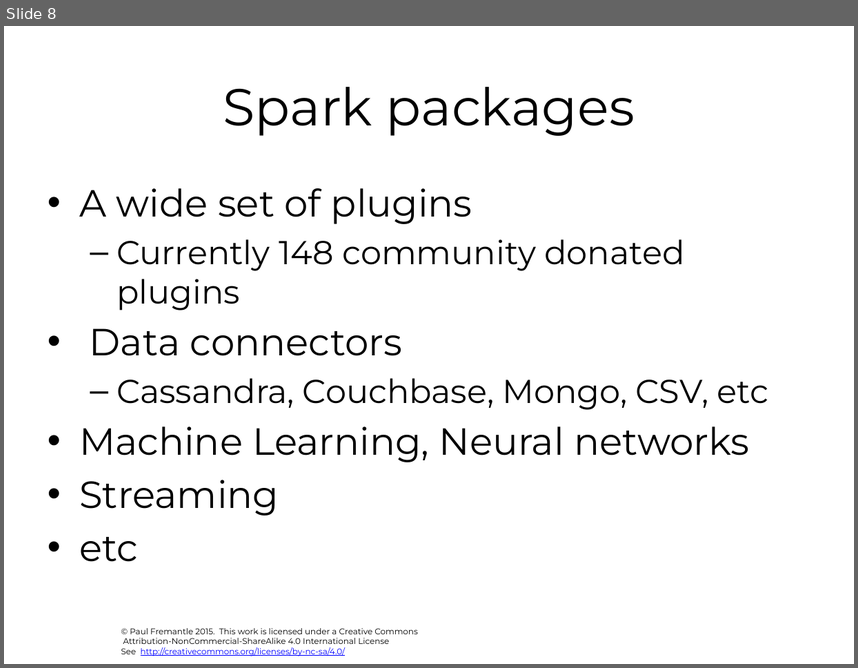
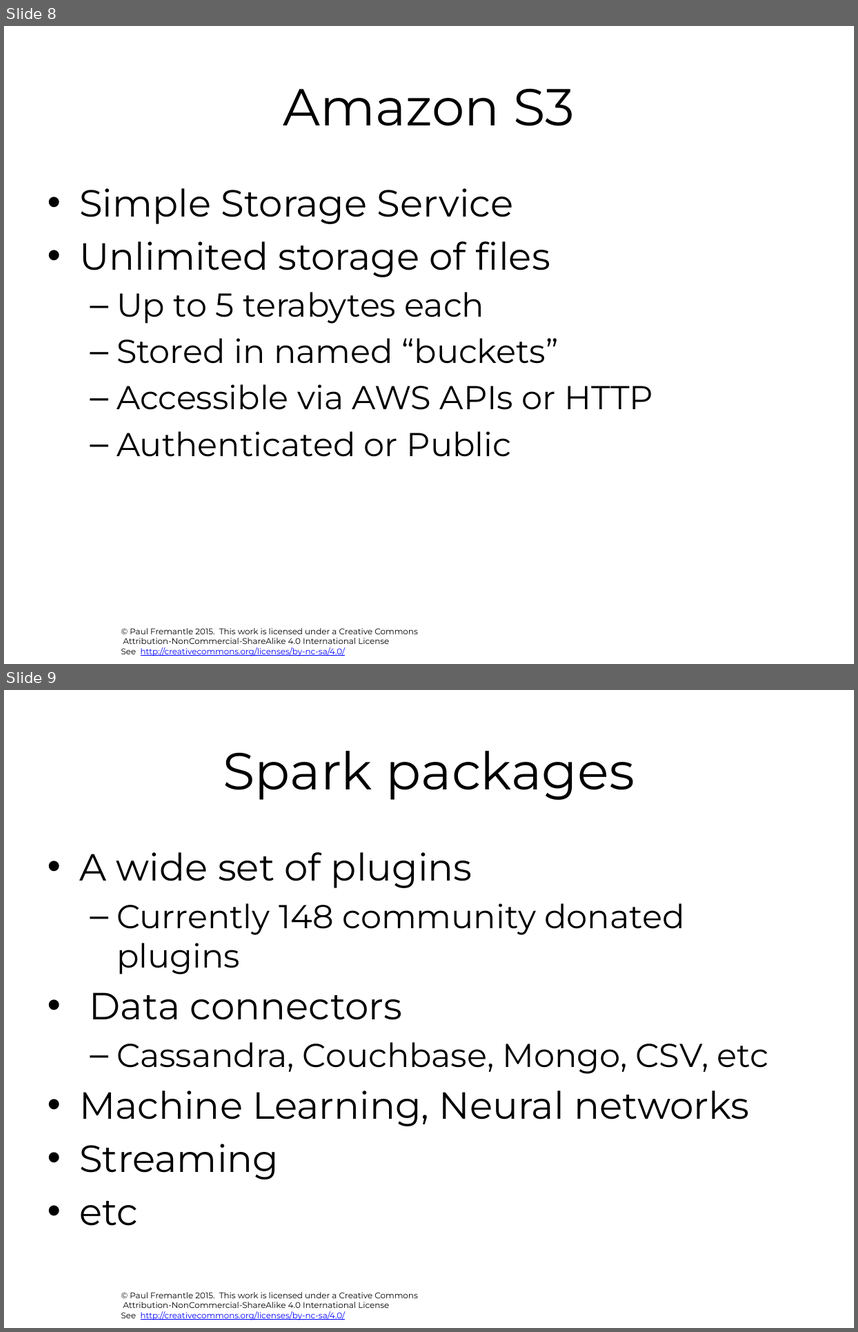
Before and after one commit to pzfreo/big, a slide deck: pres-source/06-additional-tools.pptx. Shown one above the other, each under a label of ours: slide 8 before the commit, slides 8 and 9 after it. The pictures are 858x668 and 858x1332 pixels, drawn with LibreOffice and Linux fonts; fonts in the diff are those of the drawing; background and template pictures are left out. Boxes give left, top, right and bottom in pixels: in the first picture for what was removed or moved away, otherwise in the second. Text is boxed around its words. In the diff, an @@ line names an element or a change of style, - is before the commit and + after.

```diff
--- a/pres-source/06-additional-tools.pptx
+++ b/pres-source/06-additional-tools.pptx
@@ slide 8 added at [4,26,854,664], background #FFFFFF; not listed: 1 template element that a slide beside it also shows @@
@@ title added at [283,89,575,126], 44 pt, text #000000 @@
+Amazon S3
@@ text added at [79,188,653,457], 28 pt, text #000000 @@
+• Simple Storage Service
+• Unlimited storage of files
+  – Up to 5 terabytes each
+  – Stored in named “buckets”
+  – Accessible via AWS APIs or HTTP
+  – Authenticated or Public
@@ what was slide 8 is now slide 9 @@
```
Also in this commit, not shown: 5 other slides added, 2 other files.
